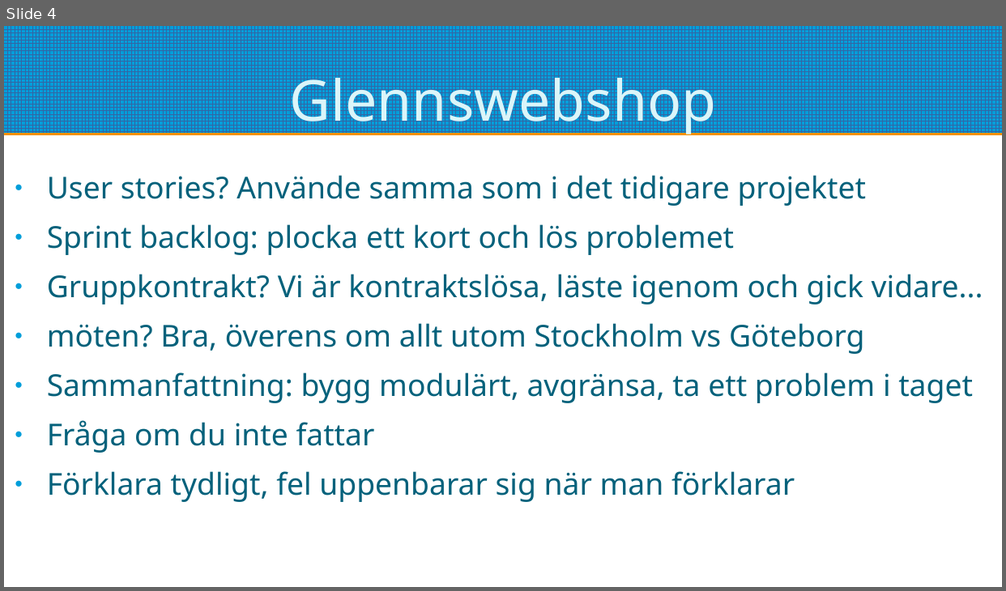
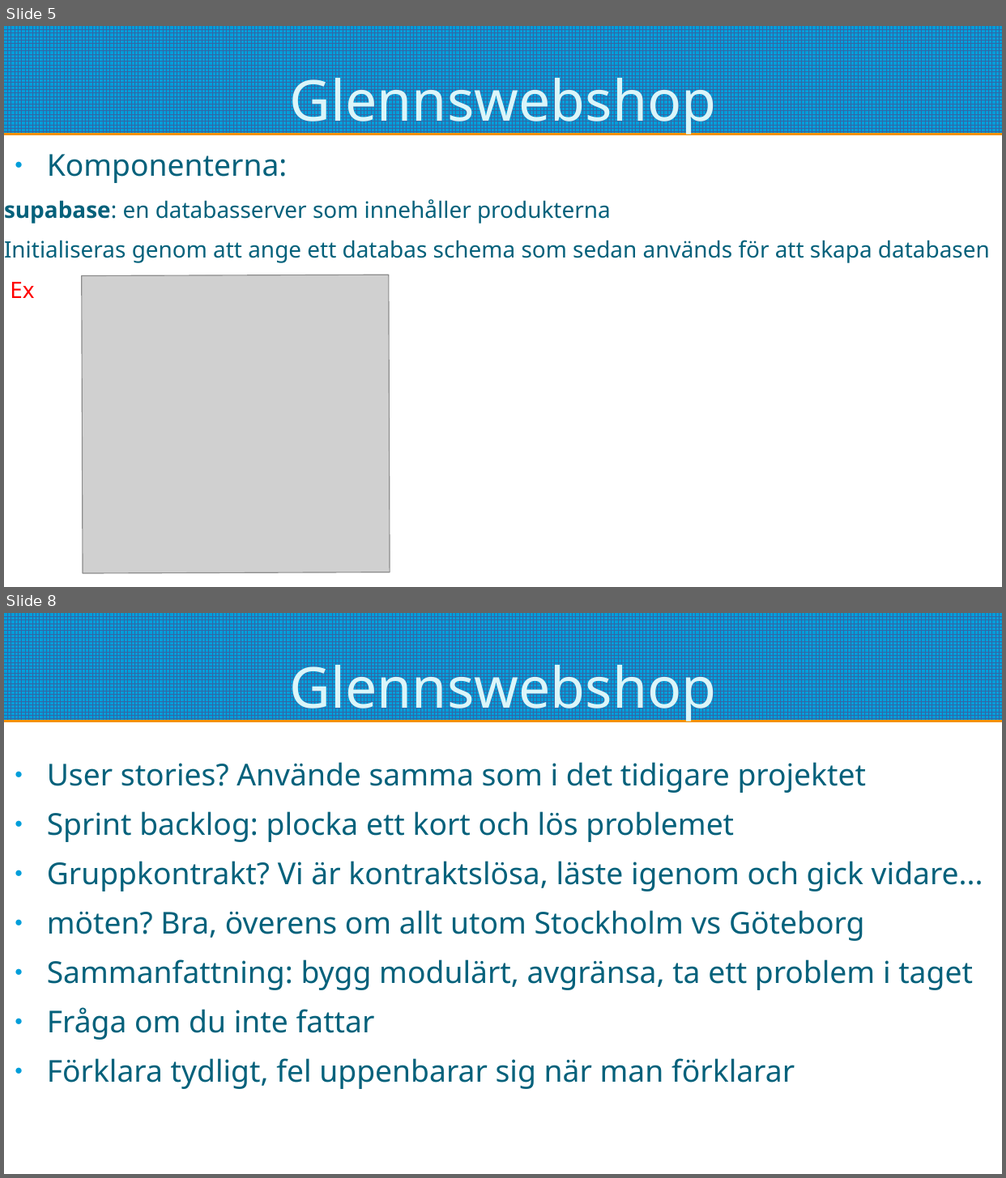
Before and after one commit to pontusOlssonGit/glenns-webshop, a slide deck: redovisning.odp. Shown one above the other, each under a label of ours: slide 4 before the commit, slides 5 and 8 after it; the slides between them are not shown. The pictures are 1006x591 and 1006x1178 pixels, drawn with LibreOffice and Linux fonts; fonts in the diff are those of the drawing; grey boxes stand for pictures. Boxes give left, top, right and bottom in pixels: in the first picture for what was removed or moved away, otherwise in the second. Text is boxed around its words. In the diff, an @@ line names an element or a change of style, - is before the commit and + after.

```diff
--- a/redovisning.odp
+++ b/redovisning.odp
@@ slide 5 added at bbox=[4, 26, 1002, 587], background #FFFFFF; not listed: 1 template element that a slide beside it also shows @@
@@ title added at bbox=[289, 68, 716, 135], 45 pt, text #DBF5F9 @@
+Glennswebshop
@@ text added at bbox=[4, 154, 990, 298], 18 pt, text #04617B @@
+● Komponenterna:
+supabase: en databasserver som innehåller produkterna
+Initialiseras genom att ange ett databas schema som sedan används för att skapa databasen
+Ex
@@ picture added at bbox=[82, 275, 390, 574] @@
@@ what was slide 4 is now slide 8 @@
```
Also in this commit, not shown: 3 slides changed, 3 other slides added, 3 other files.
